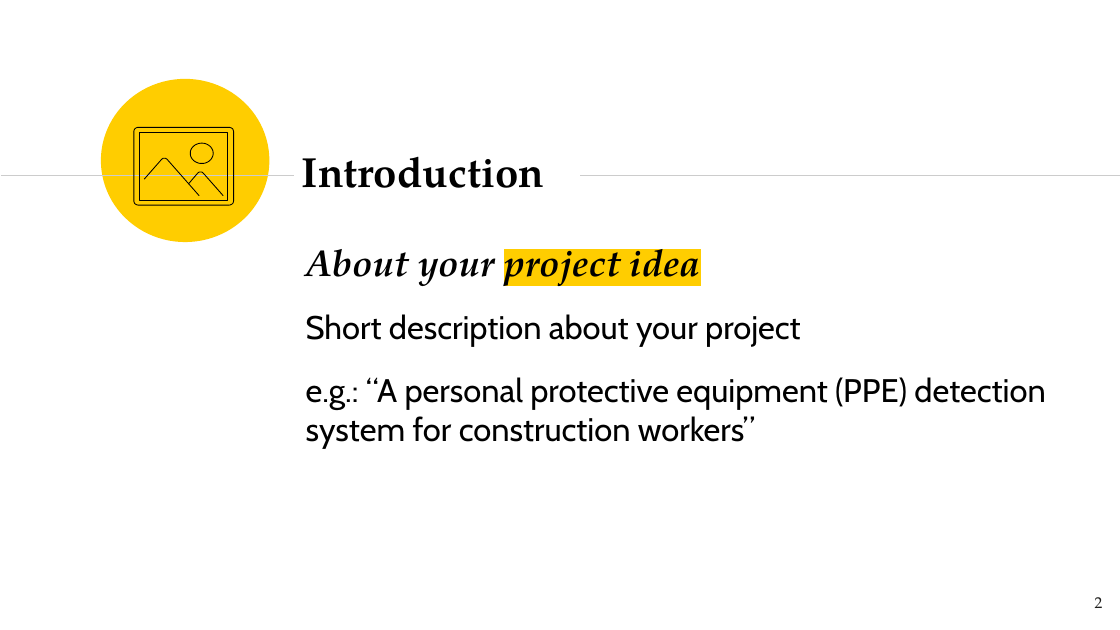
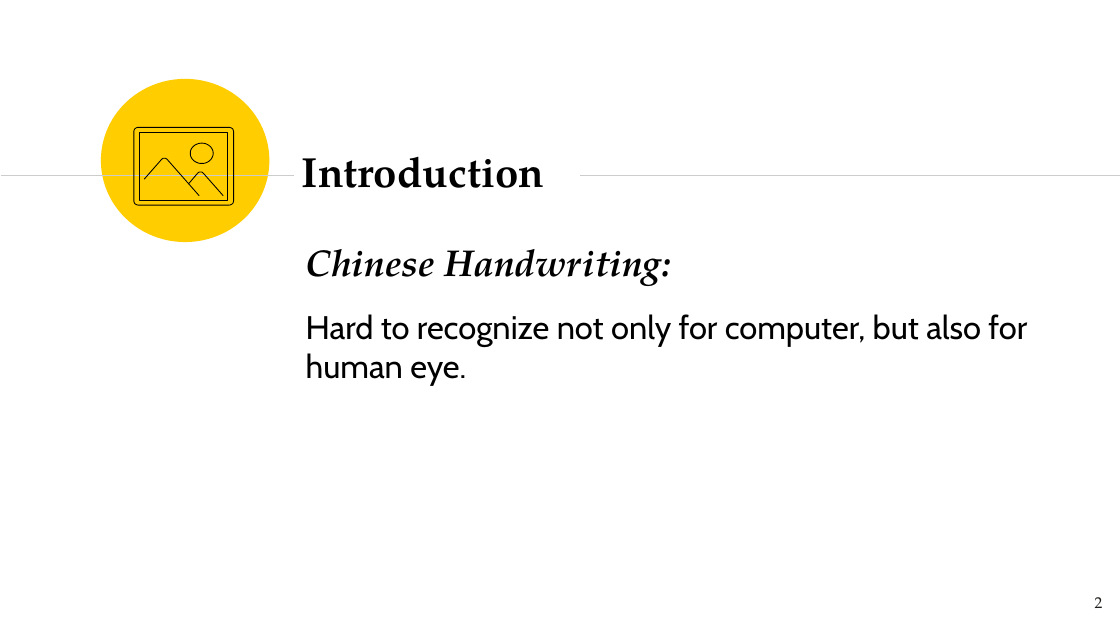
Before and after one commit to Gameboy612/gef_project, a slide deck: slide 2 of Project_Documents/Template_id1_id2_id3_Deck.pptx. Drawn at 1120x630 pixels with LibreOffice and Linux fonts; fonts in the diff are those of the drawing. Boxes give left, top, right and bottom in pixels: in the first picture for what was removed or moved away, otherwise in the second. Text is boxed around its words. In the diff, an @@ line names an element or a change of style, - is before the commit and + after.

```diff
--- a/Project_Documents/Template_id1_id2_id3_Deck.pptx
+++ b/Project_Documents/Template_id1_id2_id3_Deck.pptx
@@ subtitle at [306, 249, 1027, 386]: text changed @@
-About your project idea
-Short description about your project
-e.g.: “A personal protective equipment (PPE) detection system for construction workers”
+Chinese Handwriting:
+Hard to recognize not only for computer, but also for human eye.
```
Also in this commit, not shown: 1 other slide changed, 2 slides added.
